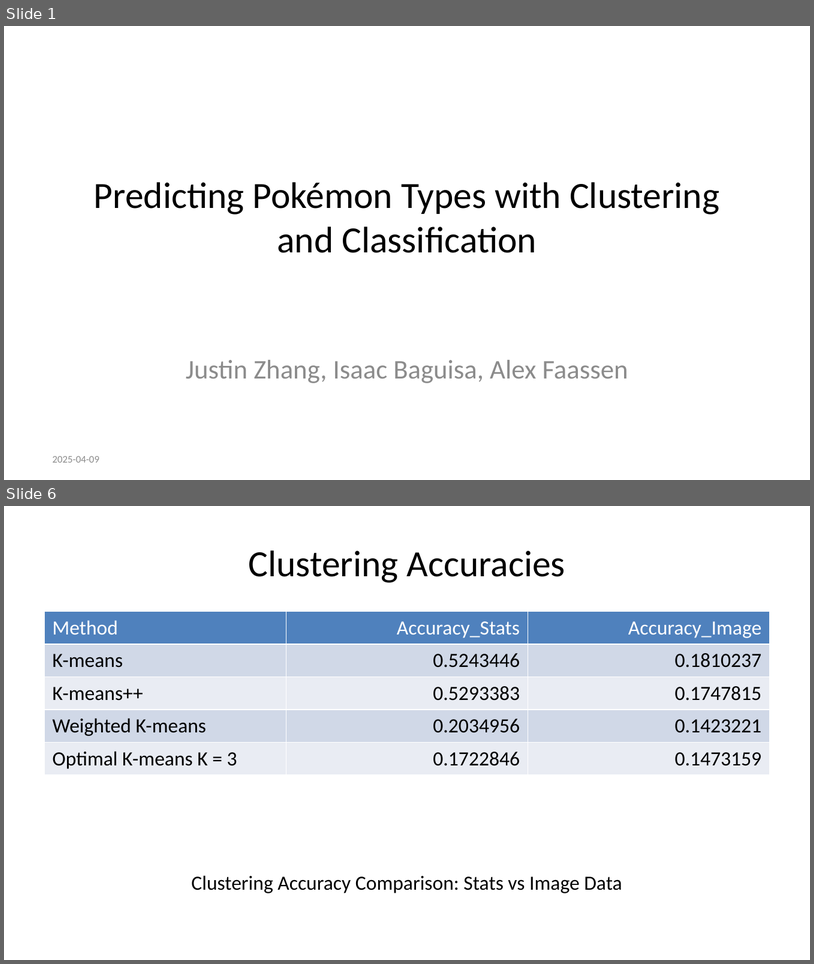
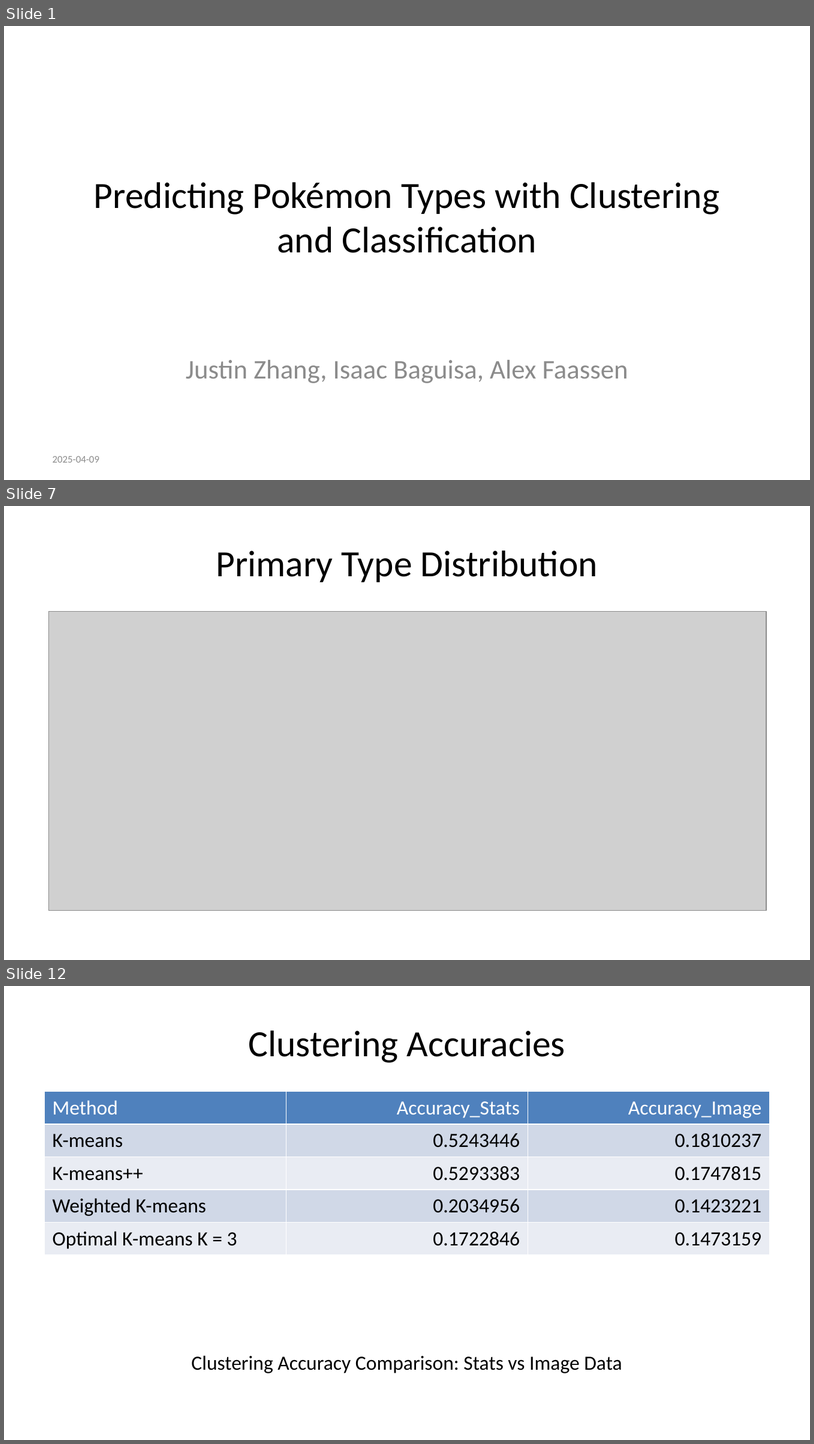
Before and after one commit to alexfaassen/STA2201, a slide deck: Presentation.pptx. Shown one above the other, each under a label of ours: slides 1 and 6 before the commit, slides 1, 7 and 12 after it; the slides between them are not shown. The pictures are 814x964 and 814x1444 pixels, drawn with LibreOffice and Linux fonts; fonts in the diff are those of the drawing; grey boxes stand for pictures. Boxes give left, top, right and bottom in pixels: in the first picture for what was removed or moved away, otherwise in the second. Text is boxed around its words. In the diff, an @@ line names an element or a change of style, - is before the commit and + after.

```diff
--- a/Presentation.pptx
+++ b/Presentation.pptx
@@ slide 7 added at [4, 506, 810, 960], background #FFFFFF @@
@@ title added at [216, 550, 598, 582], 33 pt, text #000000 @@
+Primary Type Distribution
@@ picture added at [49, 612, 767, 911] @@
@@ what was slide 6 is now slide 12 @@
```
Also in this commit, not shown: 1 slide changed, 7 other slides added, 2 slides removed, 3 other files.
